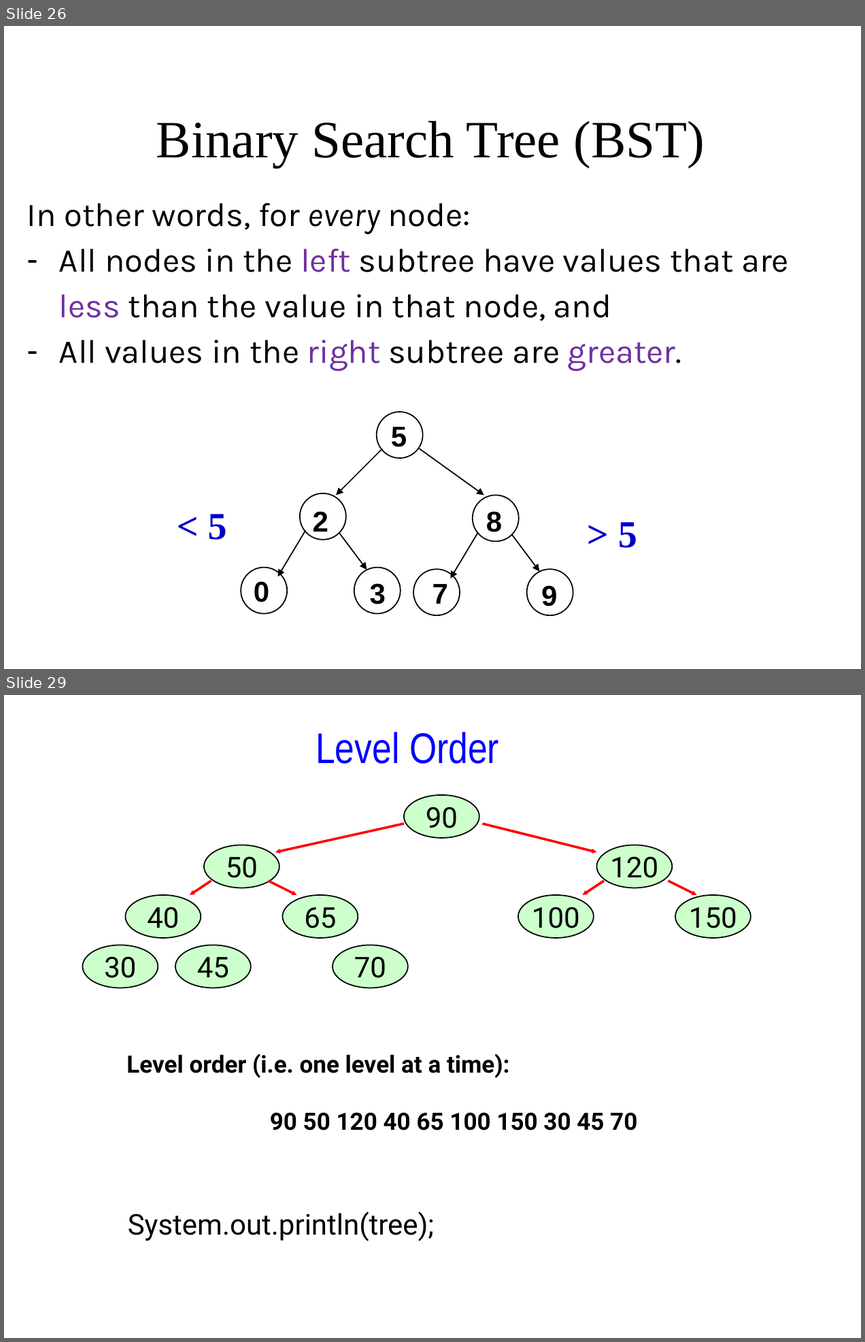
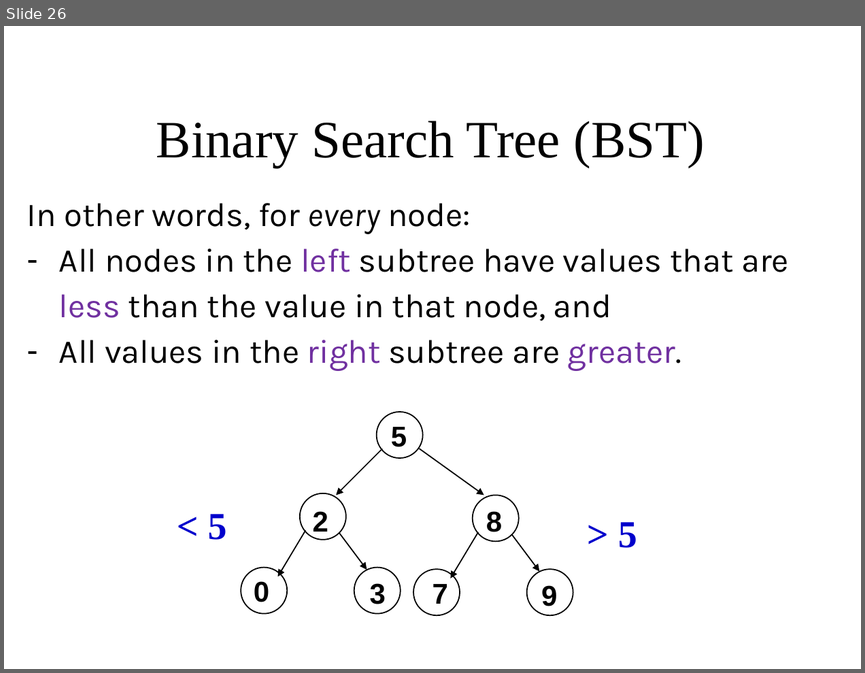
Before and after one commit to Cy-FairCS/cs3, a slide deck: u08a_bTrees/notes/_a - Classifying binary trees and Tree Traversal.pptx. Shown one above the other, each under a label of ours: slides 26 and 29 before the commit, slide 26 after it; the slides between them are not shown. The pictures are 865x1342 and 865x673 pixels, drawn with LibreOffice and Linux fonts; fonts in the diff are those of the drawing. Boxes give left, top, right and bottom in pixels: in the first picture for what was removed or moved away, otherwise in the second. Text is boxed around its words. In the diff, an @@ line names an element or a change of style, - is before the commit and + after.

```diff
--- a/u08a_bTrees/notes/_a - Classifying binary trees and Tree Traversal.pptx
+++ b/u08a_bTrees/notes/_a - Classifying binary trees and Tree Traversal.pptx
@@ slide 29 removed at (x1=4, y1=695, x2=861, y2=1338), background #FFFFFF @@
@@ text removed at (x1=315, y1=732, x2=499, y2=764) @@
-Level Order
@@ group removed at (x1=83, y1=795, x2=750, y2=988): 10 ellipses, 6 arrows @@
-70
-50
-40
-65
-120
-100
-150
-30
-45
-90
@@ text removed at (x1=126, y1=1053, x2=637, y2=1130) @@
-Level order (i.e. one level at a time):
-90 50 120 40 65 100 150 30 45 70
@@ text removed at (x1=128, y1=1211, x2=434, y2=1241) @@
-System.out.println(tree);
```
Also in this commit, not shown: 3 slides changed, 16 slides added, 11 other slides removed, 1 other file.
